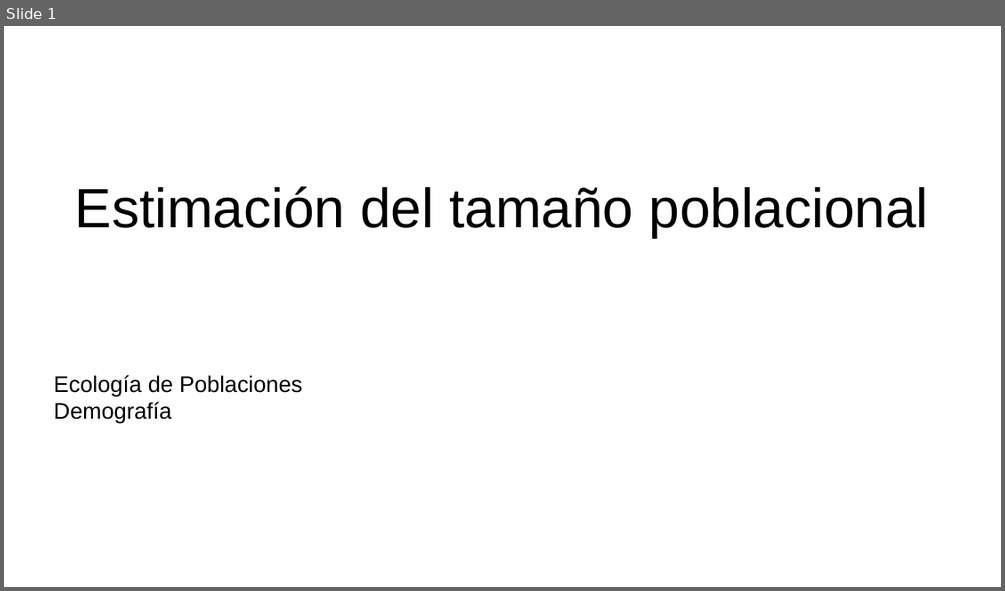
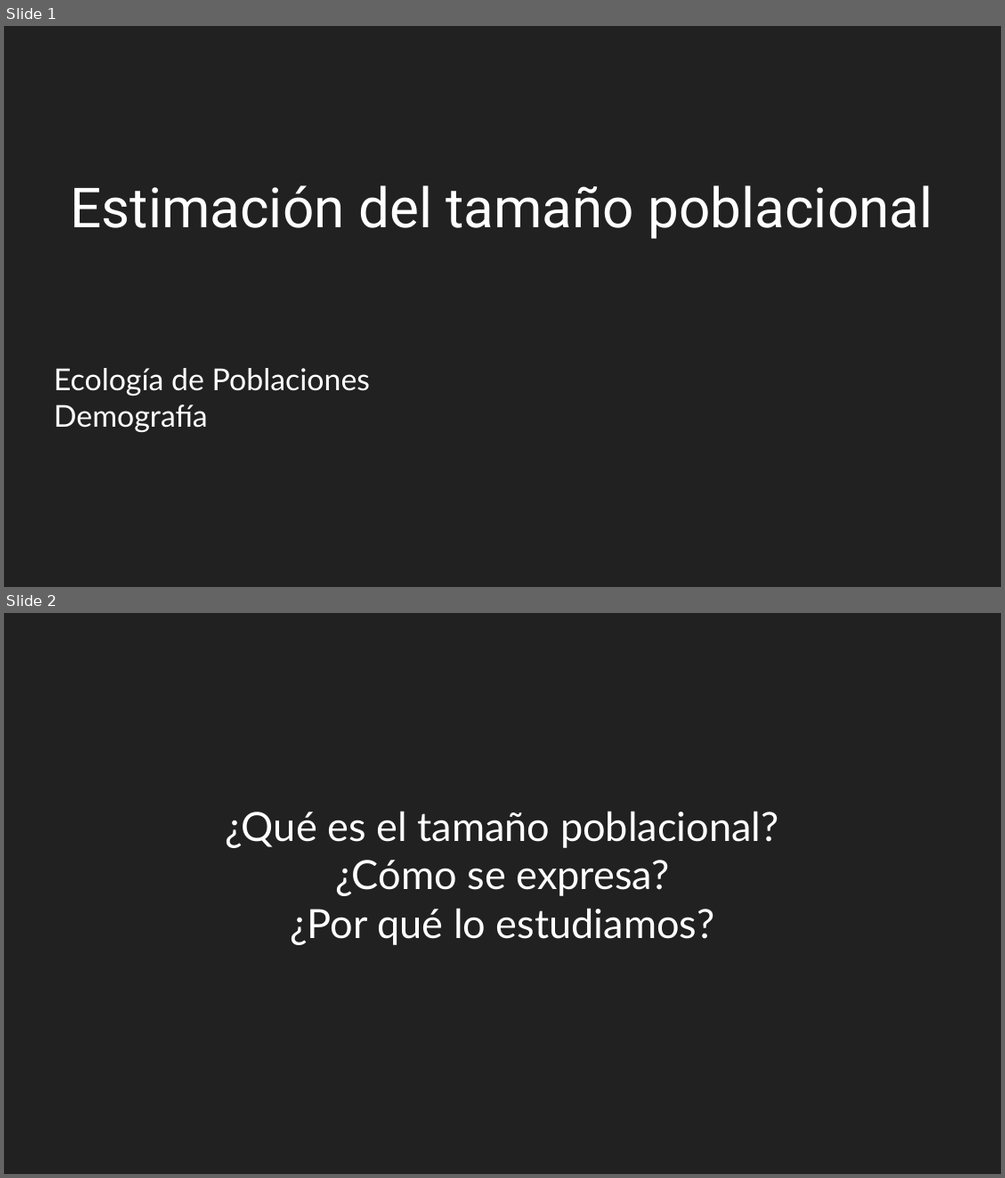
Before and after one commit to gerardommc/Ecologia-poblaciones, a slide deck: Unidad-2/Estimacion-tamano.odp. Shown one above the other, each under a label of ours: slide 1 before the commit, slides 1 and 2 after it. The pictures are 1005x591 and 1005x1178 pixels, drawn with LibreOffice and Linux fonts; fonts in the diff are those of the drawing. Boxes give left, top, right and bottom in pixels: in the first picture for what was removed or moved away, otherwise in the second. Text is boxed around its words. In the diff, an @@ line names an element or a change of style, - is before the commit and + after.

Commit message:
estimacion tamaño

```diff
--- a/Unidad-2/Estimacion-tamano.odp
+++ b/Unidad-2/Estimacion-tamano.odp
@@ slide 2 added at [4, 613, 1001, 1174], background #212121 @@
@@ subtitle added at [225, 811, 779, 945], 32 pt, text #FFFFFF @@
+¿Qué es el tamaño poblacional?
+¿Cómo se expresa?
+¿Por qué lo estudiamos?
@@ slide 1 changed as well @@
@@ background #FFFFFF to #212121 @@
@@ title "Estimación del tamaño poblacional" at [71, 185, 933, 239]: font Arial to Roboto, text colour #000000 to #FFFFFF @@
@@ subtitle "Ecología de Poblaciones" at [54, 368, 370, 432]: size 18 to 24 pt, font Arial to Lato, text colour #000000 to #FFFFFF @@
```
Also in this commit, not shown: 12 other slides changed, 3 other slides added, 1 other file.
